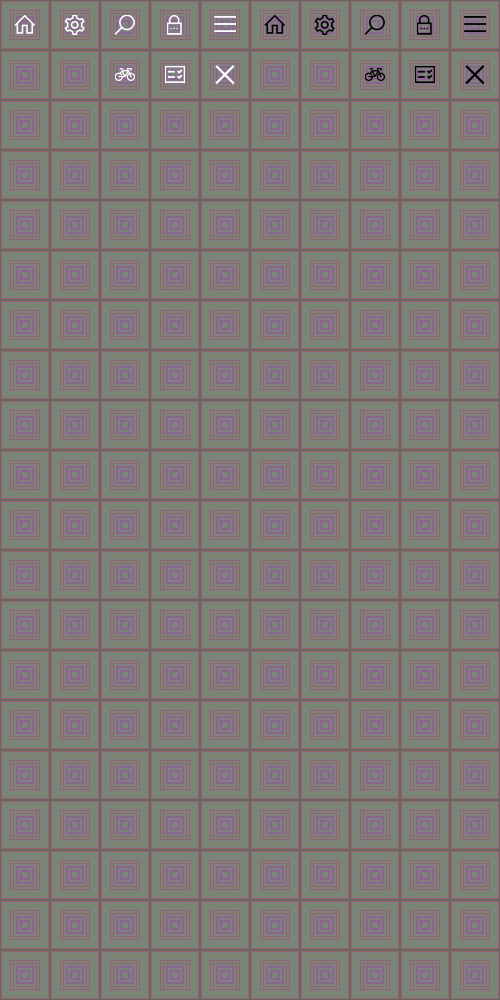
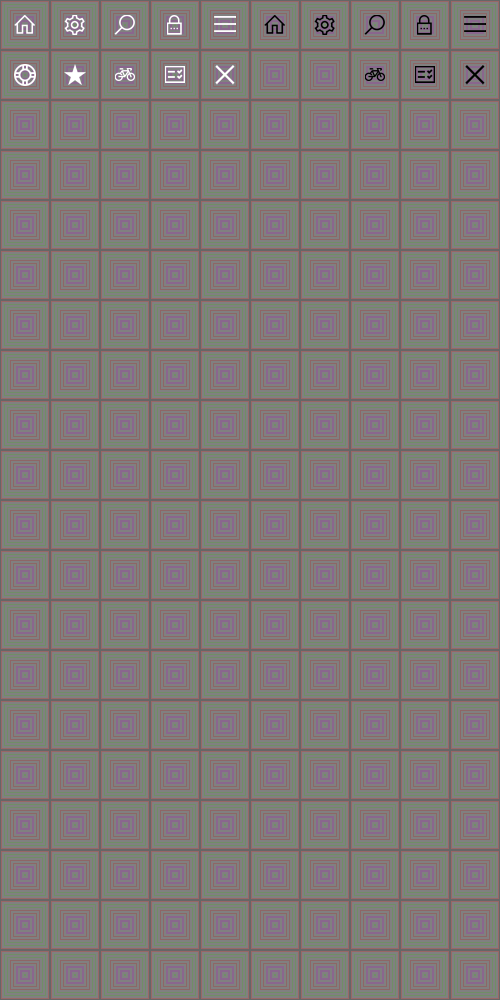
Before/after of a 500 x 1000 layered artwork. What changed in the layer stack:
added layer "Слой 5" above "Слой 4" over <box>64,64,86,85</box>
added layer "Слой 4" above "Слой 3" over <box>14,64,36,86</box>
